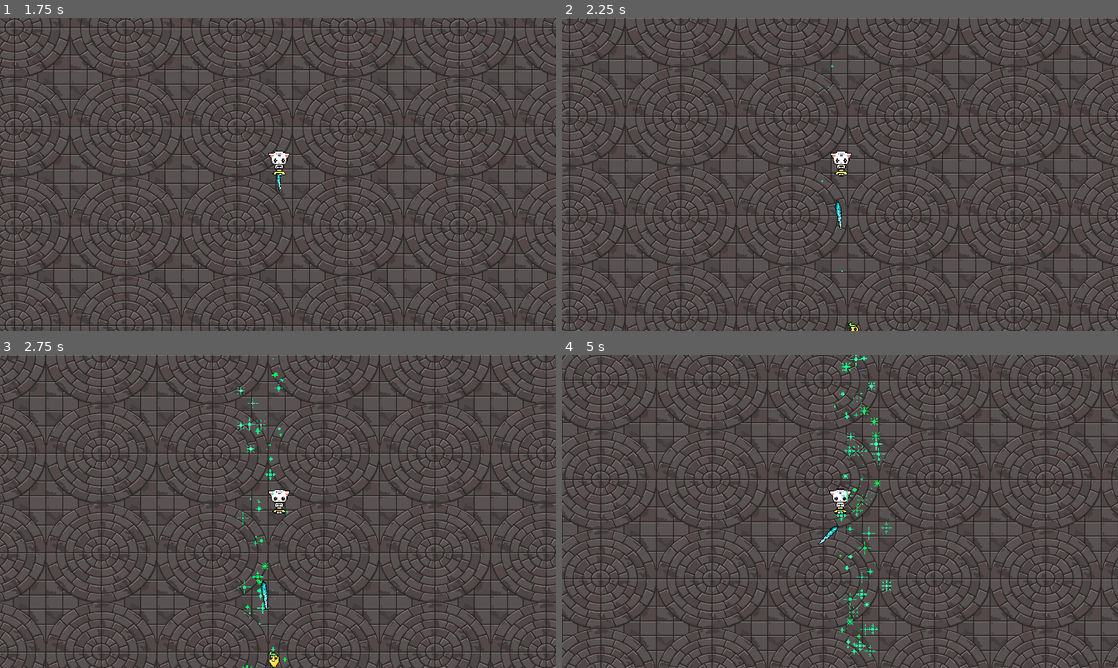
Above: before the commit, frames 1-4 (two rows, left to right).
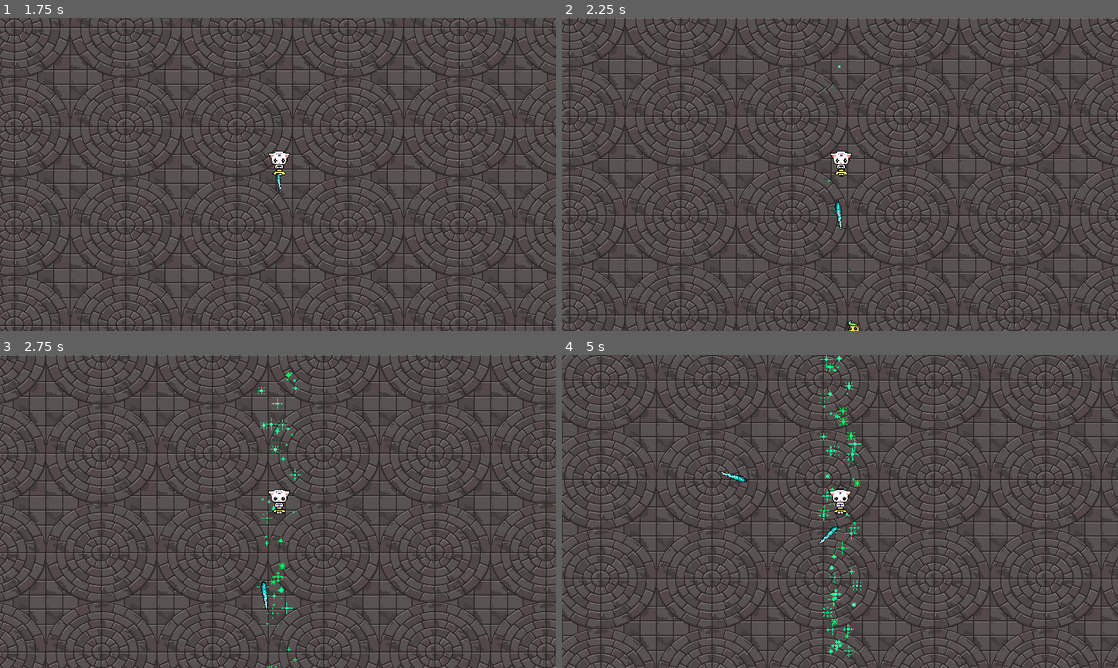
Above: after the commit, the same moments.

Repository: CaesarSusha/MySurvivorClone
Game: Godot game, scene res://World/world.tscn
Same seed, same stepped clock (60 frames per second), same inputs: the game is played once before the commit and once after it.
Inputs:
- Up to frame 1 (1.75 s): tap Enter at 0.5 s; hold D (right) 0.53-1.28 s; hold S (down) from 1.28 s (still down)
- Up to frame 2 (2.25 s): release S (down) at 2.03 s; hold D (right) from 2.03 s (still down)
- Up to frame 3 (2.75 s): keep holding D (right)
- Up to frame 4 (5 s): release D (right) at 2.78 s; hold W (up) 2.78-3.53 s; hold A (left) from 3.53 s (still down)

Frame 1 is identical in both runs. In frame 2, less than 0.1% of the frame differs, in the area x 46-54%, y 14-100%; in frame 3, 0.6%; in frame 4, 1.0%, in the area x 28-60%, y 0-97%.

Commit message:
Made Glitter Work! Wuhuuu!

Diff:
--- a/Enemy/enemy.tscn
+++ b/Enemy/enemy.tscn
@@ -60,7 +60,7 @@
 script = ExtResource("1_d5m55")
 
 [node name="Sprite2D" type="Sprite2D" parent="."]
-scale = Vector2(0.7, 0.7)
+scale = Vector2(0.8, 0.8)
 texture = ExtResource("2_cpksf")
 hframes = 2
 
--- a/Player/Attack/glitter.gd
+++ b/Player/Attack/glitter.gd
@@ -7,12 +7,12 @@
 @onready var player = get_tree().get_first_node_in_group("player")
 
 
-func _on_body_entered(body):
-	pass # Replace with function body.
-
-
-func _on_body_exited(body):
-	pass # Replace with function body.
+#func _on_body_entered(body):
+#	pass # Replace with function body.
+#
+#
+#func _on_body_exited(body):
+#	pass # Replace with function body.
 
 
 func _ready():
--- a/Player/Attack/glitter.tscn
+++ b/Player/Attack/glitter.tscn
@@ -29,31 +29,38 @@
 anim_speed_min = 0.5
 anim_speed_max = 1.0
 
-[node name="glitter" type="Area2D"]
+[node name="glitter" type="Area2D" groups=["attack"]]
+show_behind_parent = true
 collision_layer = 4
-collision_mask = 4
+collision_mask = 0
 script = ExtResource("1_ekcur")
 
 [node name="GlitterArea" type="CollisionShape2D" parent="."]
 shape = SubResource("RectangleShape2D_b8c80")
 
 [node name="Glitter1" type="GPUParticles2D" parent="."]
+visibility_layer = 2
 material = SubResource("CanvasItemMaterial_6dp7u")
 amount = 30
 process_material = SubResource("ParticleProcessMaterial_stu7l")
 texture = ExtResource("1_c05h2")
+local_coords = true
 
 [node name="Glitter2" type="GPUParticles2D" parent="."]
+visibility_layer = 2
 material = SubResource("CanvasItemMaterial_6dp7u")
 amount = 30
 process_material = SubResource("ParticleProcessMaterial_stu7l")
 texture = ExtResource("2_pilbi")
+local_coords = true
 
 [node name="Glitter3" type="GPUParticles2D" parent="."]
+visibility_layer = 2
 material = SubResource("CanvasItemMaterial_6dp7u")
 amount = 30
 process_material = SubResource("ParticleProcessMaterial_stu7l")
 texture = ExtResource("3_4gnxp")
+local_coords = true
 
 [node name="GlitterTTL" type="Timer" parent="."]
 wait_time = 2.0
--- a/Player/player.gd
+++ b/Player/player.gd
@@ -13,7 +13,7 @@
 
 @onready var glitterActiveTimer = get_node("%GlitterActiveTimer")
 @onready var glitterDelayTimer = get_node("%GlitterDelayTimer")
-@onready var glitterPositioningTimer = get_node("%GlitterPositioningTimer")
+#@onready var glitterPositioningTimer = get_node("%GlitterPositioningTimer")
 
 
 # IceSpear
@@ -25,6 +25,7 @@
 #Glitter
 var glitter_level = 1
 var glitter_attackspeed = 2
+var glitter_attack
 
 
 # Enemy Related
@@ -51,11 +52,10 @@
 
 
 
-
-
-
 # delta: 1 second divided by the frame rate
 func _physics_process(_delta): #runs every 1/60 seconds
+		if not glitterActiveTimer.is_stopped():
+			glitter_attack.position = position
 		movement()
 
 func movement(): #assuming 'd' is being pressed
@@ -142,7 +142,7 @@
 
 
 func _on_glitter_delay_timer_timeout():
-	var glitter_attack = glitter.instantiate()
+	glitter_attack = glitter.instantiate()
 	glitter_attack.position = position
 	glitter_attack.level = glitter_level
 	# spawn the glitter
@@ -153,7 +153,7 @@
 func _on_glitter_active_timer_timeout():
 	glitterDelayTimer.start()
 
-##
+
 #func _on_glitter_positioning_timeout():
 #	if not glitterActiveTimer.is_stopped():
 #		glitter.position = position
--- a/Player/player.tscn
+++ b/Player/player.tscn
@@ -61,12 +61,6 @@
 unique_name_in_owner = true
 wait_time = 10.0
 
-[node name="GlitterPositioning" type="Timer" parent="Attack"]
-unique_name_in_owner = true
-wait_time = 0.1
-one_shot = true
-autostart = true
-
 [node name="EnemyDetectionArea" type="Area2D" parent="."]
 collision_layer = 4
 collision_mask = 4
@@ -80,7 +74,6 @@
 [connection signal="timeout" from="Attack/IceSpearReloadTimer/IceSpearTriggerTimer" to="." method="_on_ice_spear_trigger_timer_timeout"]
 [connection signal="timeout" from="Attack/GlitterActiveTimer" to="." method="_on_glitter_active_timer_timeout"]
 [connection signal="timeout" from="Attack/GlitterDelayTimer" to="." method="_on_glitter_delay_timer_timeout"]
-[connection signal="timeout" from="Attack/GlitterPositioning" to="." method="_on_glitter_positioning_timeout"]
 [connection signal="body_entered" from="EnemyDetectionArea" to="." method="_on_enemy_detection_area_body_entered"]
 [connection signal="body_exited" from="EnemyDetectionArea" to="." method="_on_enemy_detection_area_body_exited"]
 
